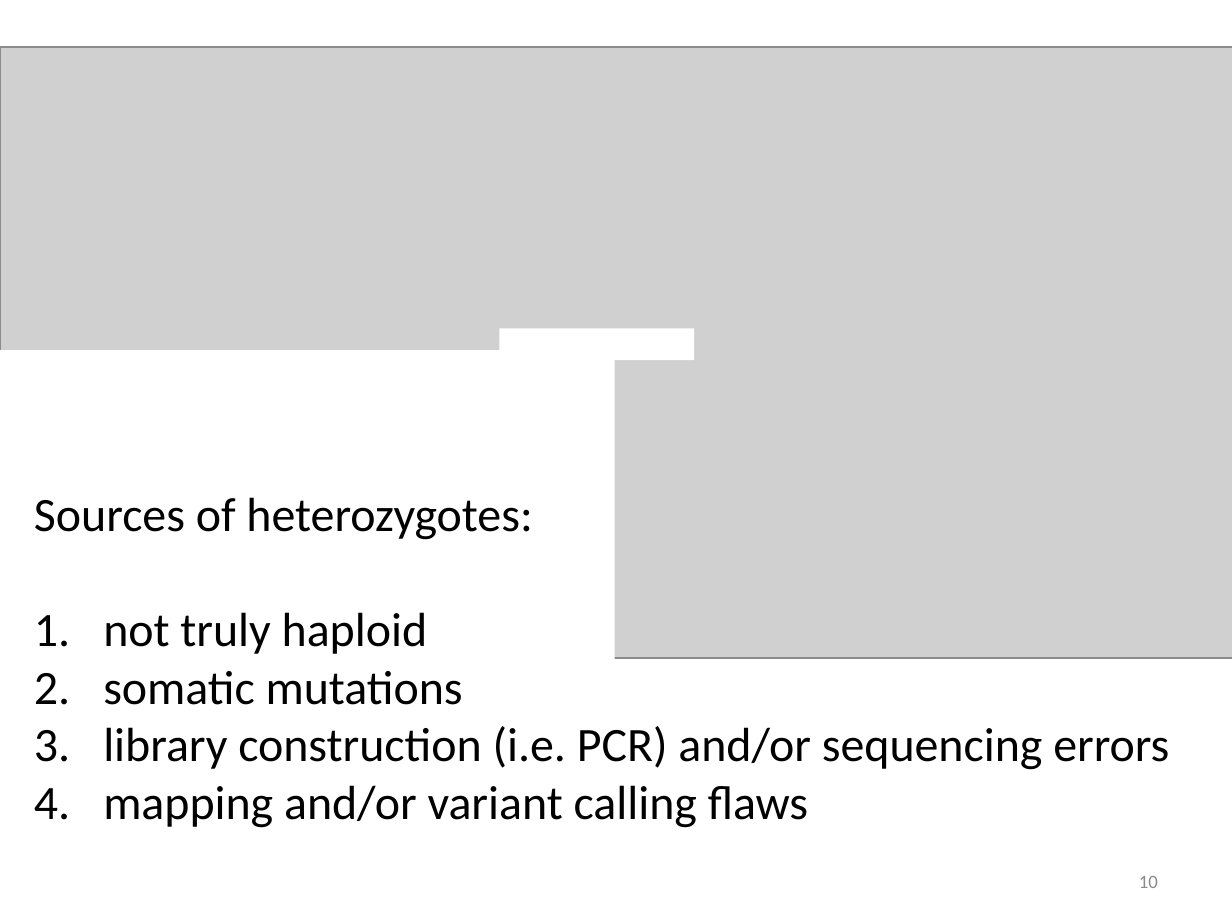
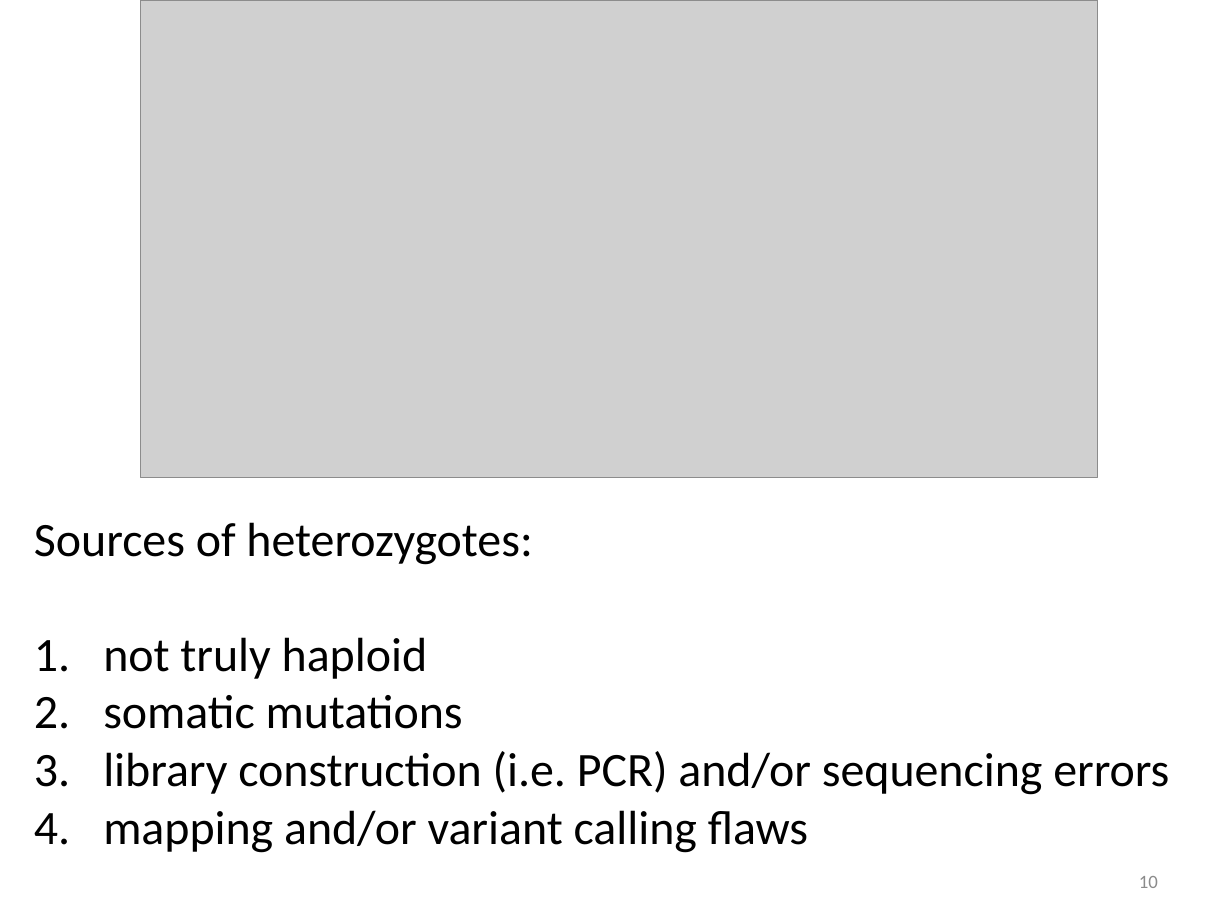
Before and after one commit to tsibley/Artifacts-in-NGS-variant-calling, a slide deck: slide 10 of Journal-Club-2015-01-20.pptx. Drawn at 1232x924 pixels with LibreOffice and Linux fonts; fonts in the diff are those of the drawing; grey boxes stand for pictures. Boxes give left, top, right and bottom in pixels: in the first picture for what was removed or moved away, otherwise in the second. Text is boxed around its words. In the diff, an @@ line names an element or a change of style, - is before the commit and + after.

```diff
--- a/Journal-Club-2015-01-20.pptx
+++ b/Journal-Club-2015-01-20.pptx
@@ picture: place and size @@
-picture at <box>0,47,1232,658</box>
+picture at <box>140,0,1098,478</box>
@@ rectangle removed at <box>499,328,694,360</box> @@
@@ rectangle removed at <box>0,350,615,726</box> @@
@@ text "Sources of heterozygotes:": place and size @@
-text "Sources of heterozygotes:" at <box>34,497,1169,828</box>
+text "Sources of heterozygotes:" at <box>34,522,1169,853</box>
```
Also in this commit, not shown: 1 other slide changed, 2 slides added.
